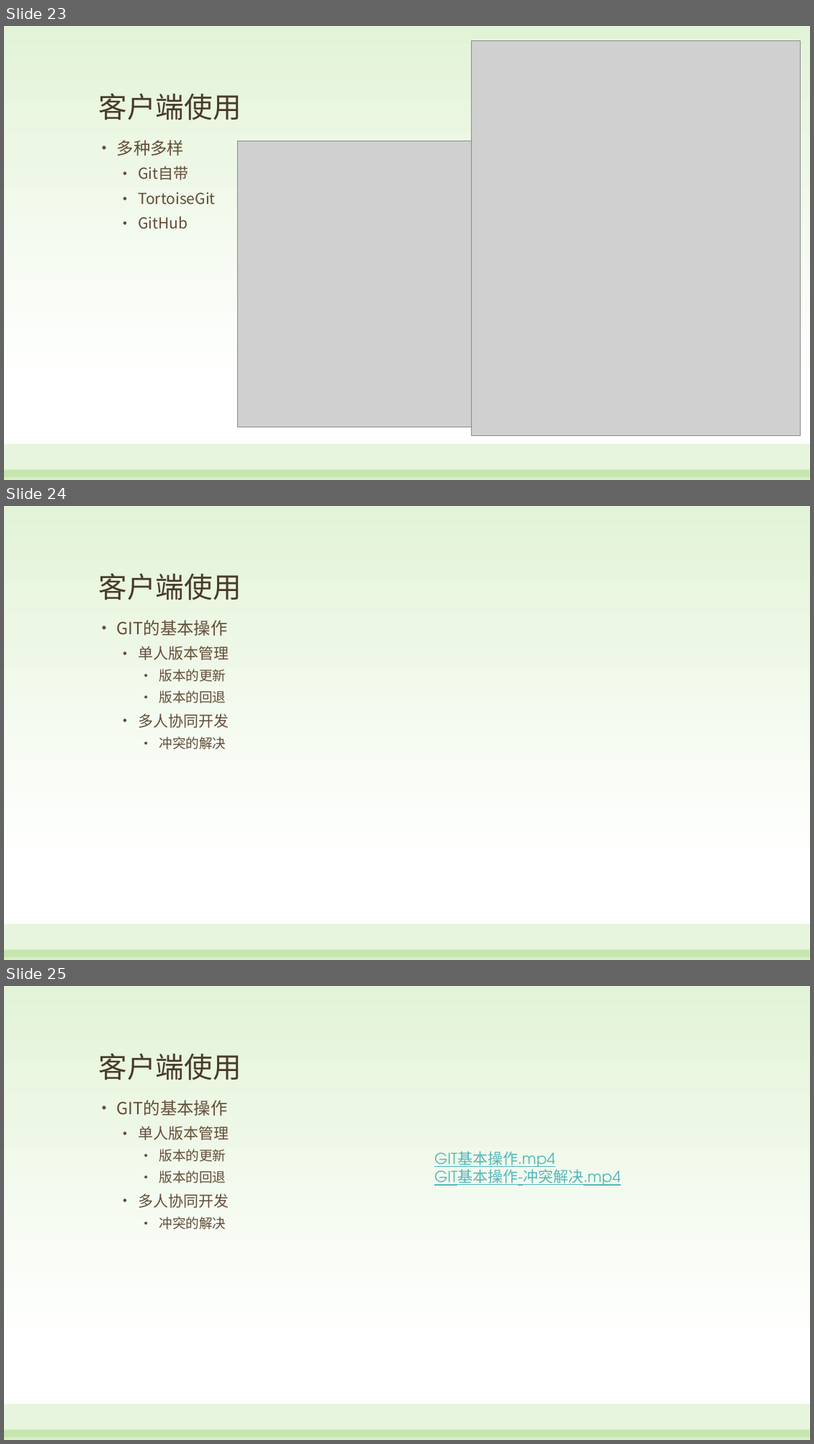
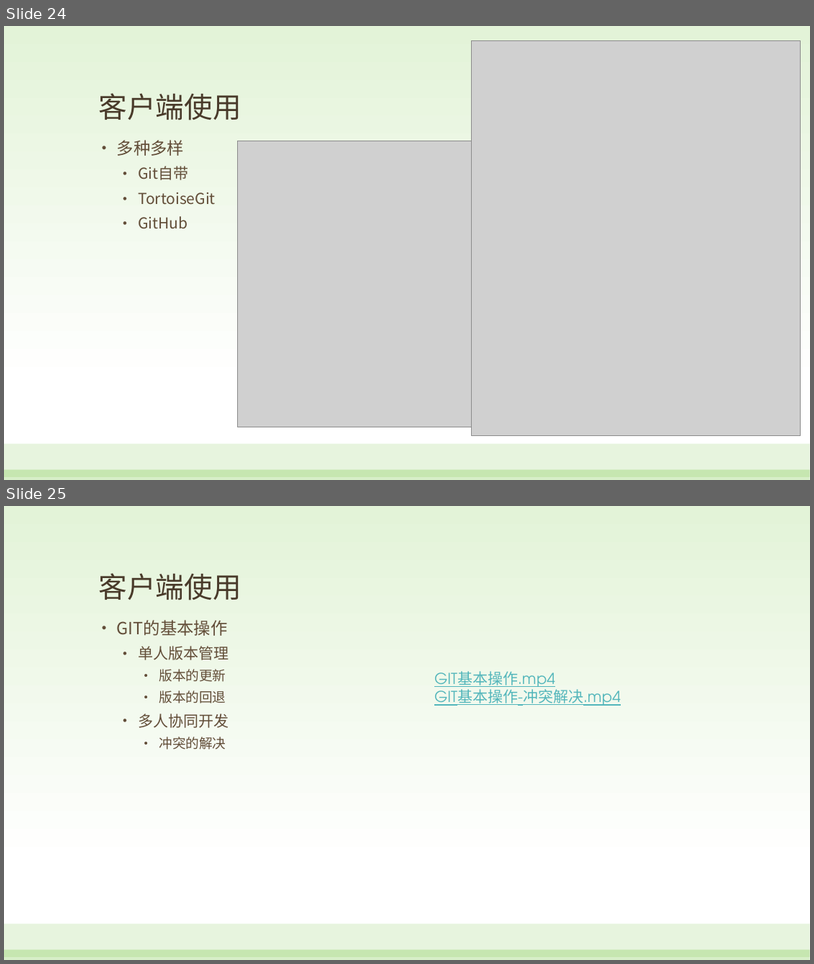
Before and after one commit to wangjidilidun/CommunicationPPT, a slide deck: 版本管理工具.pptx. Shown one above the other, each under a label of ours: slides 23, 24 and 25 before the commit, slides 24 and 25 after it. The pictures are 814x1444 and 814x964 pixels, drawn with LibreOffice and Linux fonts; fonts in the diff are those of the drawing; grey boxes stand for pictures. Boxes give left, top, right and bottom in pixels: in the first picture for what was removed or moved away, otherwise in the second. Text is boxed around its words. In the diff, an @@ line names an element or a change of style, - is before the commit and + after.

Commit message:
汇报的那个版本，加两个小视频

```diff
--- a/版本管理工具.pptx
+++ b/版本管理工具.pptx
@@ slide 24 removed at [4, 506, 810, 960], background gradient #E3F3D8 to #FFFFFF; not listed: 2 template elements that a slide beside it also shows @@
@@ title removed at [99, 573, 242, 600] @@
-客户端使用
@@ text removed at [117, 620, 229, 749] @@
-• GIT的基本操作
-  • 单人版本管理
-    • 版本的更新
-    • 版本的回退
-  • 多人协同开发
-    • 冲突的解决
@@ what was slide 23 is now slide 24 @@
```
Also in this commit, not shown: 6 slides changed, 1 slide added, 2 other files.
